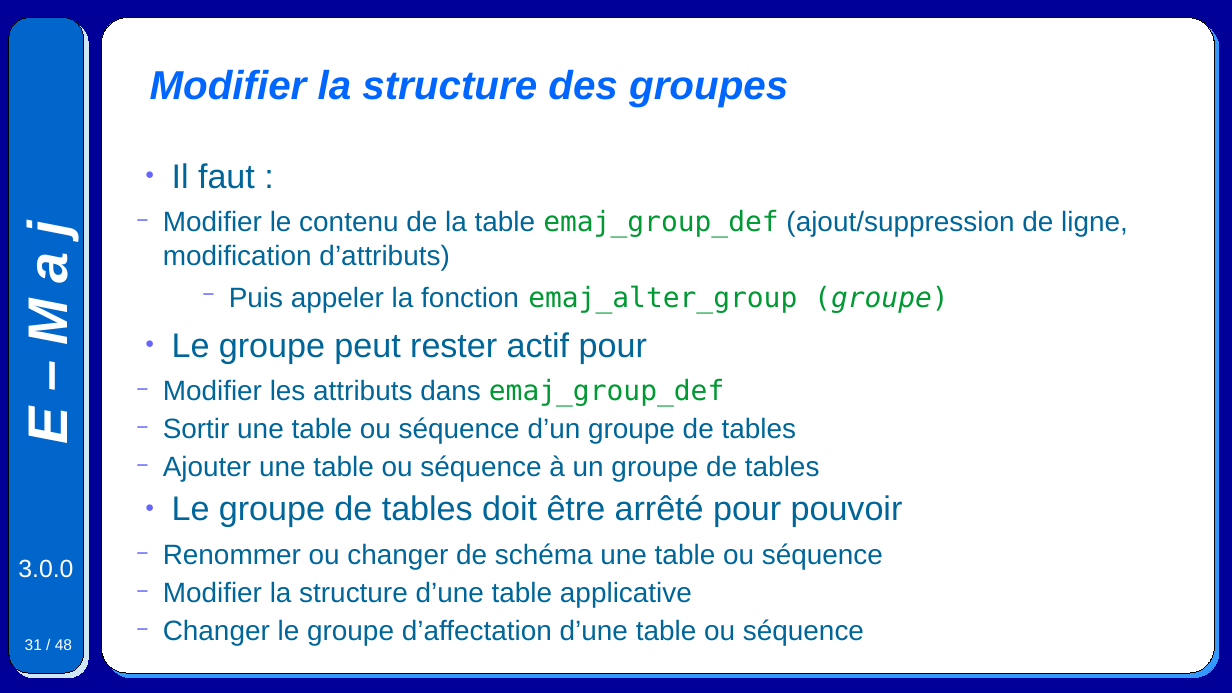
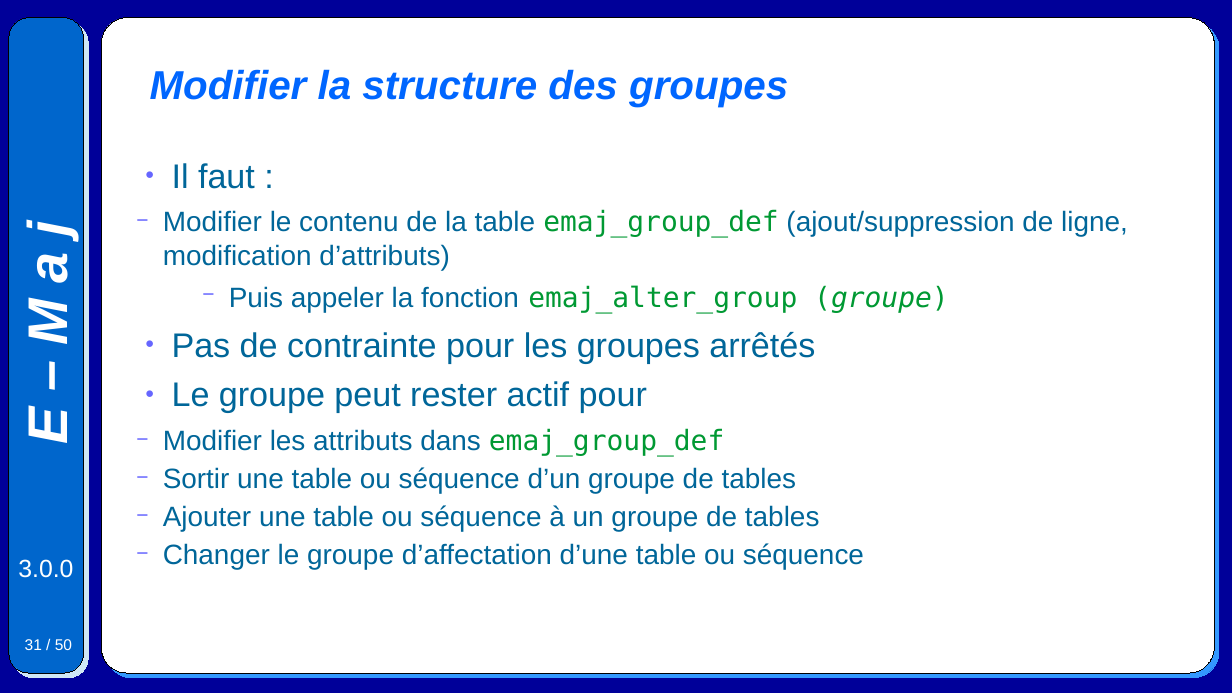
Before and after one commit to beaud76/emaj_doc, a slide deck: slide 31 of Emaj.devel_pres_fr.odp. Drawn at 1232x693 pixels with LibreOffice and Linux fonts; fonts in the diff are those of the drawing. Boxes give left, top, right and bottom in pixels: in the first picture for what was removed or moved away, otherwise in the second. Text is boxed around its words. In the diff, an @@ line names an element or a change of style, - is before the commit and + after.

Commit message:
In extended presentations, improve and fix the explanations about the tables group structure changes for groups in LOGGING state.

```diff
--- a/Emaj.devel_pres_fr.odp
+++ b/Emaj.devel_pres_fr.odp
@@ text at [172,332,815,363]: paragraph added @@
+● Pas de contrainte pour les groupes arrêtés
@@ text at [163,495,903,607]: paragraphs removed @@
-● Le groupe de tables doit être arrêté pour pouvoir
-  − Renommer ou changer de schéma une table ou séquence
-  − Modifier la structure d’une table applicative
@@ page number at [25,639,72,650]: text changed @@
-31 / 48
+31 / 50
```
Also in this commit, not shown: 2 other slides changed, 2 slides added, 1 other file.
